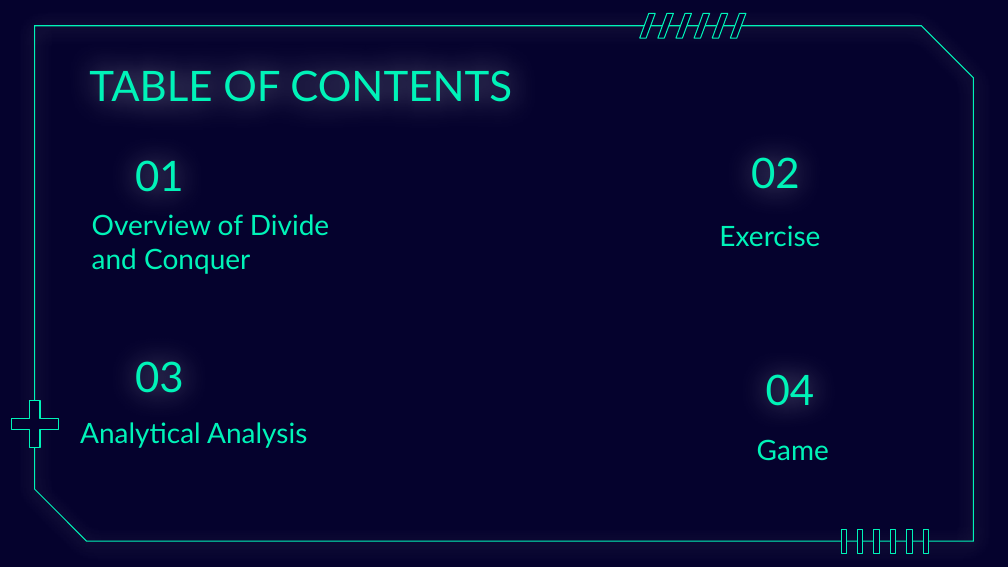
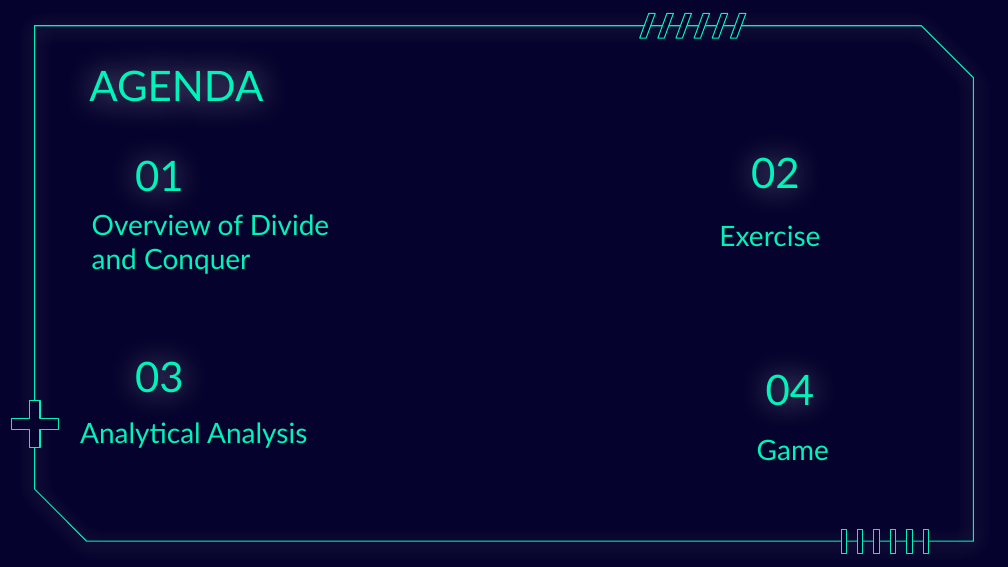
Before and after one commit to MohamedHussein811/Divide-and-Conquer, a slide deck: slide 2 of Divide And Conquer Explaination.pptx. Drawn at 1008x567 pixels with LibreOffice and Linux fonts; fonts in the diff are those of the drawing; background and template pictures are left out. Boxes give left, top, right and bottom in pixels: in the first picture for what was removed or moved away, otherwise in the second. Text is boxed around its words. In the diff, an @@ line names an element or a change of style, - is before the commit and + after.

```diff
--- a/Divide And Conquer Explaination.pptx
+++ b/Divide And Conquer Explaination.pptx
@@ title at (89,70,263,102): text changed @@
-TABLE OF CONTENTS
+AGENDA
```
Also in this commit, not shown: 3 other slides changed, 6 slides added, 6 slides removed.
